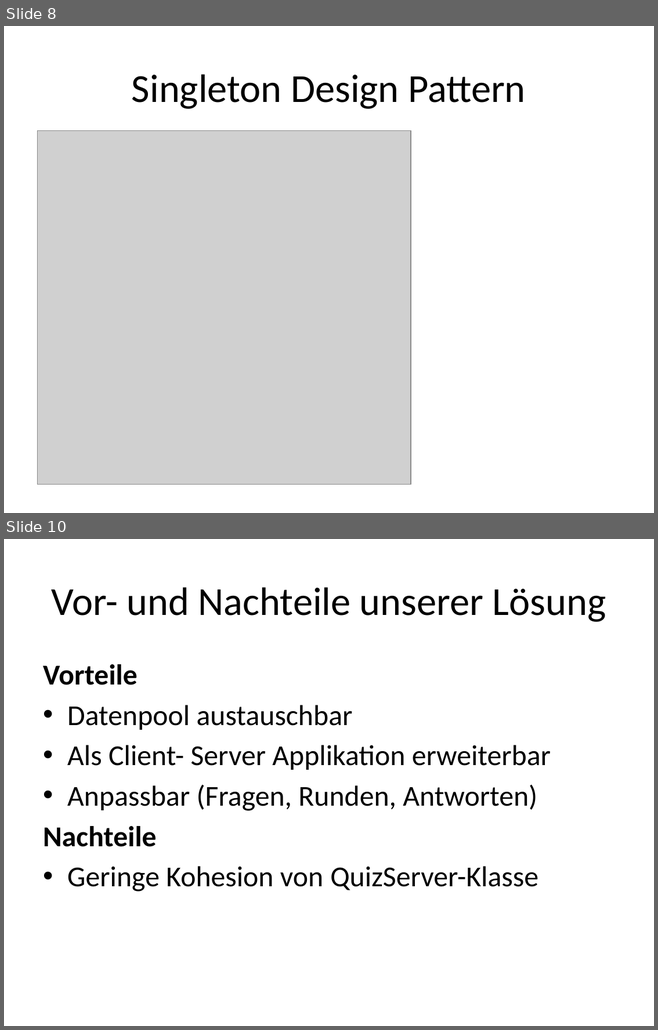
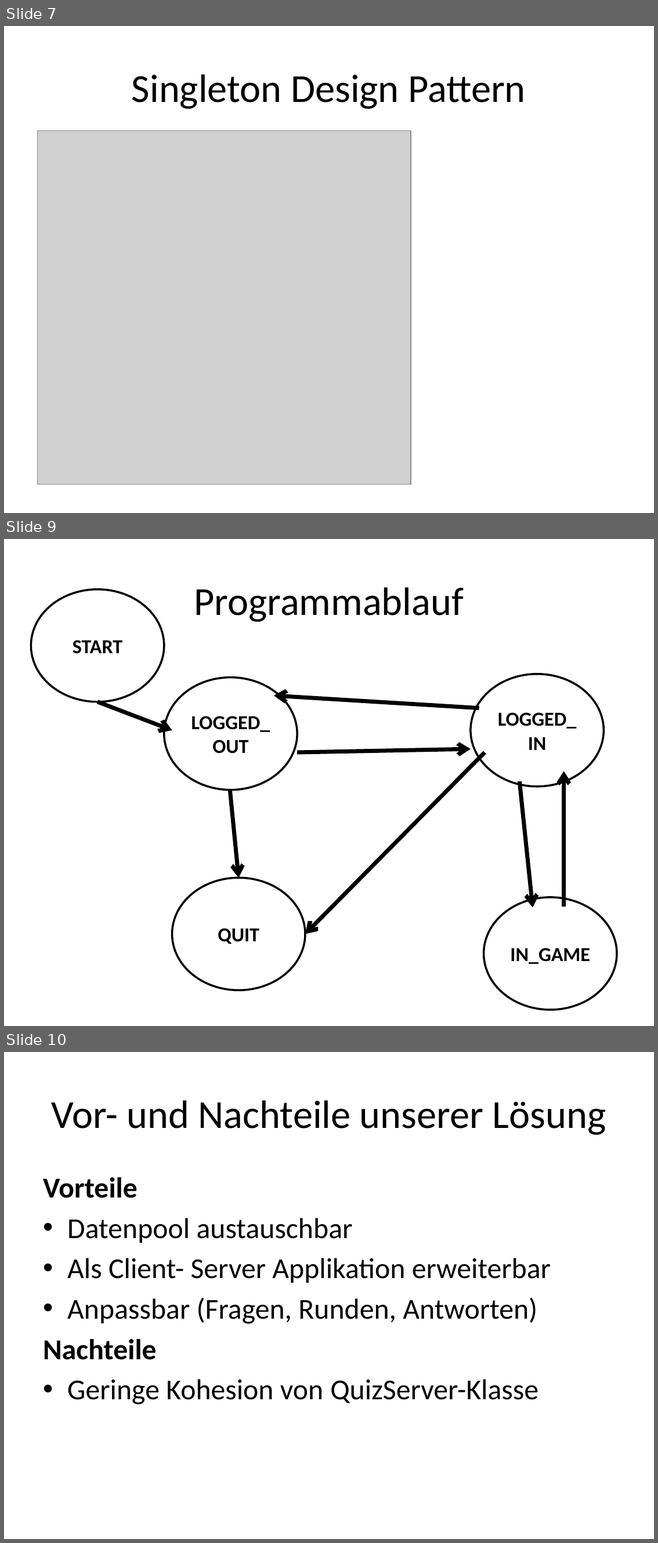
Before and after one commit to tscheims1/quiz-duell, a slide deck: Quizduell.pptx. Shown one above the other, each under a label of ours: slides 8 and 10 before the commit, slides 7, 9 and 10 after it; the slides between them are not shown. The pictures are 658x1030 and 658x1543 pixels, drawn with LibreOffice and Linux fonts; fonts in the diff are those of the drawing; grey boxes stand for pictures. Boxes give left, top, right and bottom in pixels: in the first picture for what was removed or moved away, otherwise in the second. Text is boxed around its words. In the diff, an @@ line names an element or a change of style, - is before the commit and + after.

```diff
--- a/Quizduell.pptx
+++ b/Quizduell.pptx
@@ slide 9 added at <box>4,539,654,1026</box>, background #FFFFFF @@
@@ ellipse added at <box>31,589,164,702</box>, outline #000000 2.25 pt, 22 pt, text #000000, bold @@
+START
@@ title added at <box>194,587,463,622</box>, 44 pt, text #000000 @@
+Programmablauf
@@ ellipse added at <box>164,678,297,790</box>, outline #000000 2.25 pt, 22 pt, text #000000, bold @@
+LOGGED_OUT
@@ ellipse added at <box>470,674,604,787</box>, outline #000000 2.25 pt, 22 pt, text #000000, bold @@
+LOGGED_IN
@@ arrow added from (97, 702) to (172, 730), #000000 4.5 pt @@
@@ arrow added from (479, 708) to (274, 696), #000000 4.5 pt @@
@@ arrow added from (297, 752) to (470, 749), #000000 4.5 pt @@
@@ arrow added from (485, 752) to (305, 934), #000000 4.5 pt @@
@@ arrow added from (519, 781) to (532, 907), #000000 4.5 pt @@
@@ arrow added from (563, 907) to (563, 772), #000000 4.5 pt @@
@@ arrow added from (230, 790) to (238, 878), #000000 4.5 pt @@
@@ ellipse added at <box>172,878,306,990</box>, outline #000000 2.25 pt, 22 pt, text #000000, bold @@
+QUIT
@@ ellipse added at <box>484,897,616,1010</box>, outline #000000 2.25 pt, 22 pt, text #000000, bold @@
+IN_GAME
@@ what was slide 8 is now slide 7 @@
```
Also in this commit, not shown: 4 slides changed, 1 slide removed, 1 other file.
